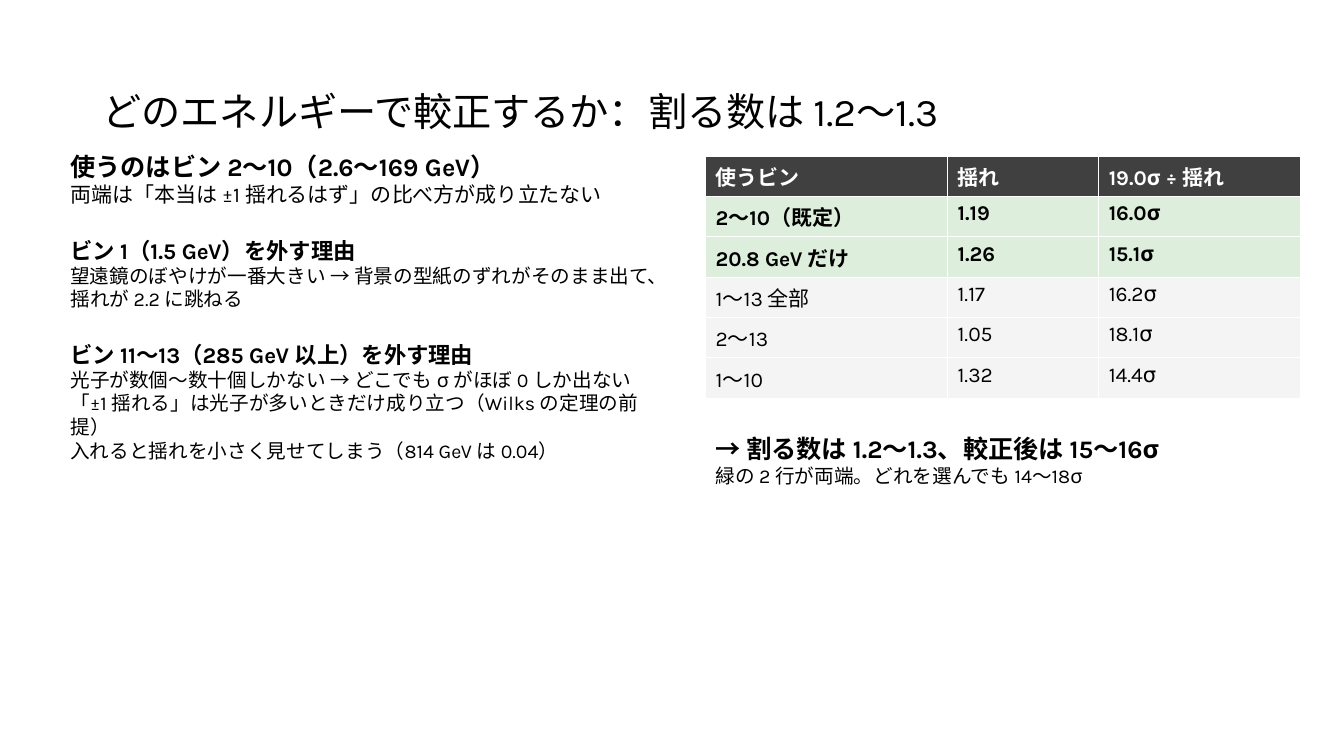
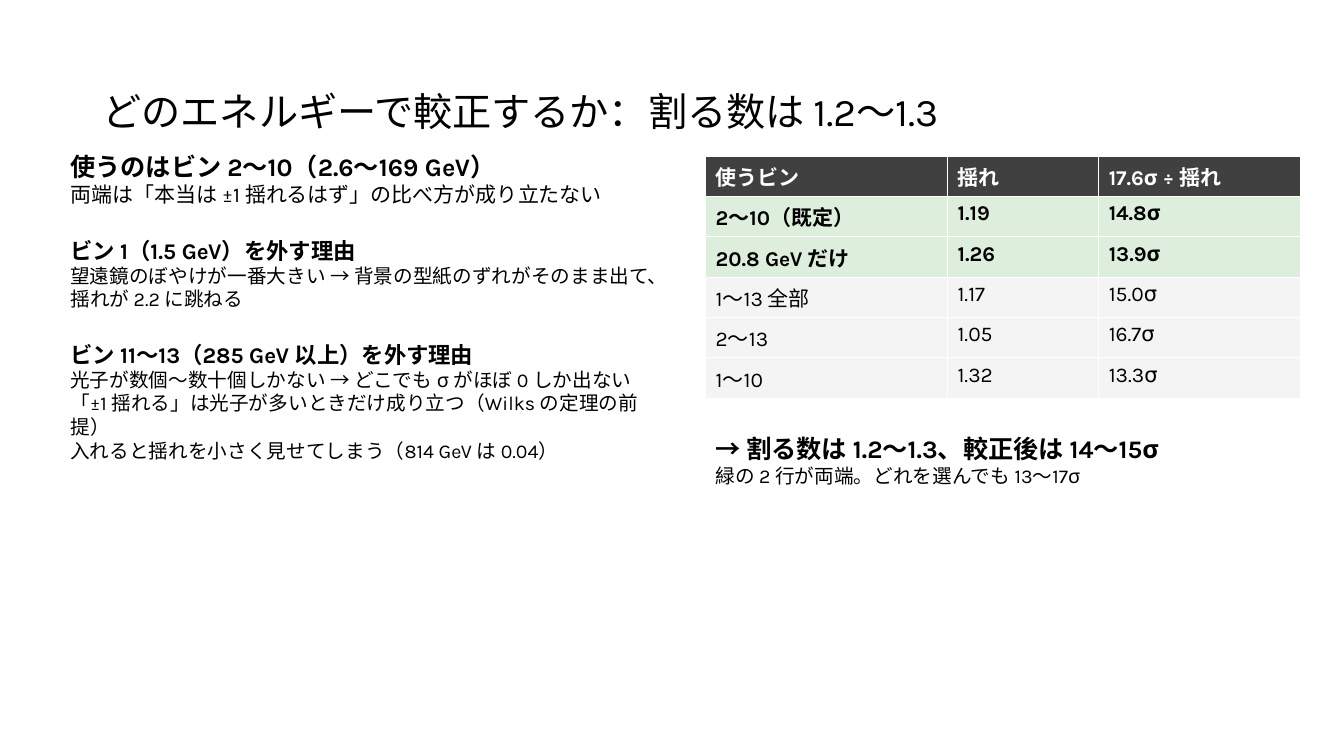
Before and after one commit to Mikann20041029/darkmatter-slides, a slide deck: slide 29 of slides/2026-10-03_研究進捗報告_claude_夕方版.pptx (slide 28 before the commit). Drawn at 1344x756 pixels with LibreOffice and Linux fonts; fonts in the diff are those of the drawing. Boxes give left, top, right and bottom in pixels: in the first picture for what was removed or moved away, otherwise in the second. Text is boxed around its words. In the diff, an @@ line names an element or a change of style, - is before the commit and + after.

```diff
--- a/slides/2026-10-03_研究進捗報告_claude_夕方版.pptx
+++ b/slides/2026-10-03_研究進捗報告_claude_夕方版.pptx
@@ table at [706, 156, 1301, 398] @@
-row 1, column 3: 19.0σ ÷ 揺れ
+row 1, column 3: 17.6σ ÷ 揺れ
-row 2, column 3: 16.0σ
+row 2, column 3: 14.8σ
-row 3, column 3: 15.1σ
+row 3, column 3: 13.9σ
-row 4, column 3: 16.2σ
+row 4, column 3: 15.0σ
-row 5, column 3: 18.1σ
+row 5, column 3: 16.7σ
-row 6, column 3: 14.4σ
+row 6, column 3: 13.3σ
@@ text at [715, 436, 1159, 485]: text changed @@
-→ 割る数は 1.2〜1.3、較正後は 15〜16σ
-緑の 2 行が両端。どれを選んでも 14〜18σ
+→ 割る数は 1.2〜1.3、較正後は 14〜15σ
+緑の 2 行が両端。どれを選んでも 13〜17σ
```
Also in this commit, not shown: 14 other slides changed, 1 slide added.
